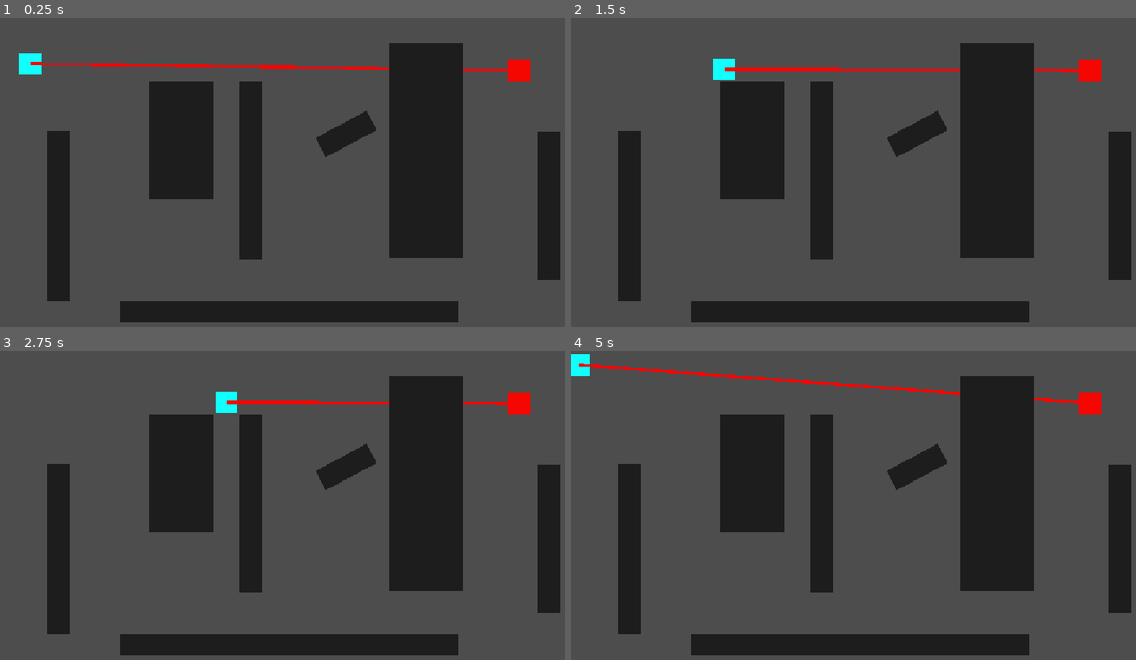
Above: before the commit, frames 1-4 (two rows, left to right).
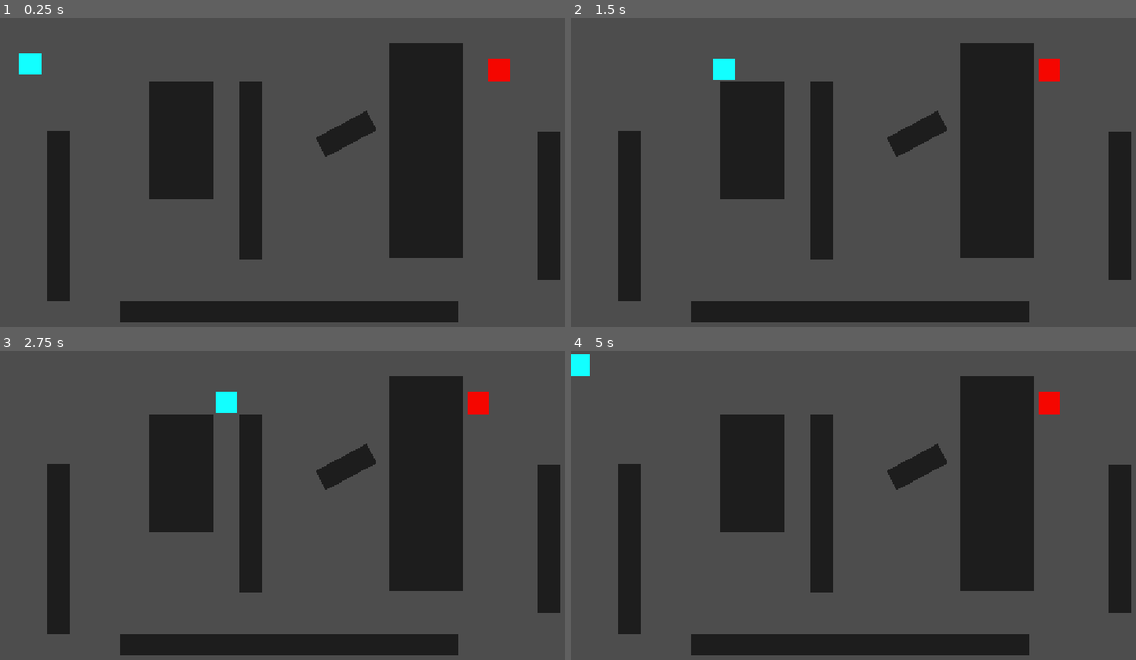
Above: after the commit, the same moments.

Repository: KWojtal-lab/pg2d-praca-domowa
Game: Godot game, scene res://main.tscn
Same seed, same stepped clock (60 frames per second), same inputs: the game is played once before the commit and once after it.
Inputs:
- Up to frame 1 (0.25 s): no input
- Up to frame 2 (1.5 s): hold D (right) 0.53-1.28 s; hold S (down) from 1.28 s (still down)
- Up to frame 3 (2.75 s): tap Enter at 2 s; release S (down) at 2.03 s; hold D (right) from 2.03 s (still down)
- Up to frame 4 (5 s): tap Space at 2.75 s; release D (right) at 2.78 s; hold W (up) 2.78-3.53 s; tap Enter at 3.5 s; hold A (left) from 3.53 s (still down)

The runs differ from the first frame. In frame 1, 1.1% of the frame differs, in the area x 5-94%, y 13-21%; in frame 2, 1.0%; in frame 3, 0.9%; in frame 4, 1.2%, in the area x 1-94%, y 4-21%.

Commit message:
Experiment with test_move instead of thin ray casts

Diff:
--- a/scripts/enemy.gd
+++ b/scripts/enemy.gd
@@ -3,34 +3,14 @@
 const SPEED: float = 150.0
 @onready var player: Node2D = get_tree().current_scene.get_node("Player")
 
-var sees_player: bool = false
+var test_vector: Vector2 = Vector2.ZERO
 
 func _physics_process(_delta: float) -> void:
-	var space_state = get_world_2d().direct_space_state
+	var dir = global_position.direction_to(player.global_position)
 
-	var query = PhysicsRayQueryParameters2D.create(
-		global_position,
-		player.global_position,
-		collision_mask,
-		[self.get_rid()]
-	)
-	var result = space_state.intersect_ray(query)
-
-	if result.collider == player:
-		sees_player = true
-
-		var dir = global_position.direction_to(player.global_position)
+	if not test_move(global_transform, dir):
 		velocity = dir * SPEED
 	else:
-		sees_player = false
 		velocity = Vector2.ZERO
 
 	move_and_slide()
-
-	queue_redraw()
-
-func _draw() -> void:
-	var target_local_pos = to_local(player.global_position)
-	var color = Color.GREEN if sees_player else Color.RED
-
-	draw_line(Vector2.ZERO, target_local_pos, color, 5.0)
